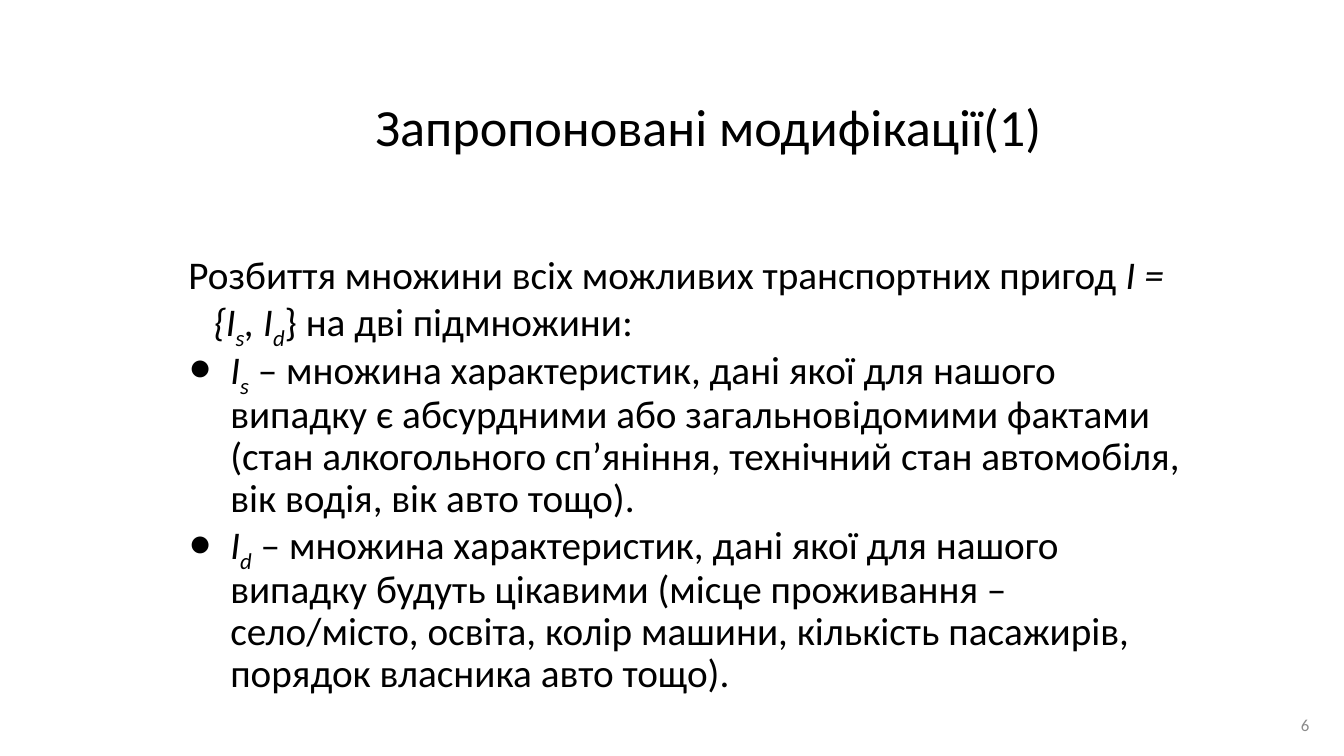
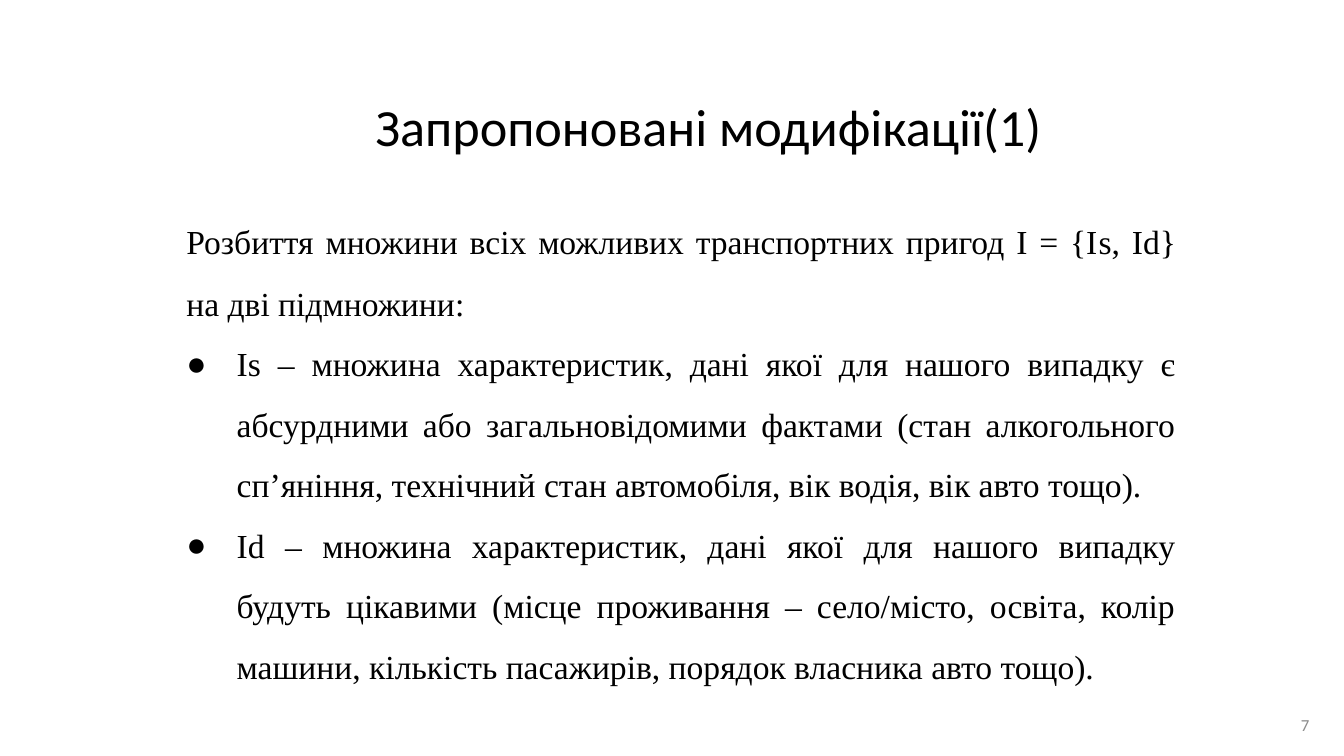
Before and after one commit to AndriiHavryliuk1/master2, a slide deck: slide 7 of docs/Дослідження_роботи_алгоритму_apriori.pptx (slide 6 before the commit). Drawn at 1344x756 pixels with LibreOffice and Linux fonts; fonts in the diff are those of the drawing. Boxes give left, top, right and bottom in pixels: in the first picture for what was removed or moved away, otherwise in the second. Text is boxed around its words. In the diff, an @@ line names an element or a change of style, - is before the commit and + after.

```diff
--- a/docs/Дослідження_роботи_алгоритму_apriori.pptx
+++ b/docs/Дослідження_роботи_алгоритму_apriori.pptx
@@ text "Розбиття множини всіх можливих транспортних ...": place and size @@
-text "Розбиття множини всіх можливих транспортних ..." at (188,262,1179,694)
+text "Розбиття множини всіх можливих транспортних ..." at (186,230,1176,685)
@@ text "Розбиття множини всіх можливих транспортних ..." at (186,230,1176,685): size 21 to 18 pt, font Calibri to Times New Roman; highlight none to #FFFFFF in "Розбиття множини всіх можливих транспортних пригод I ..."; now on the baseline in "{Is, Id}", "Is", "Id"; italic off in "I = {Is, Id}", "Is", "Id"; alignment left to justified; indent changed; line spacing 0.9 to 1.5 @@
@@ page number at (1301,720,1310,731): text changed @@
-6
+7
```
Also in this commit, not shown: 5 other slides changed, 7 slides added, 4 slides removed, 1 other file.
